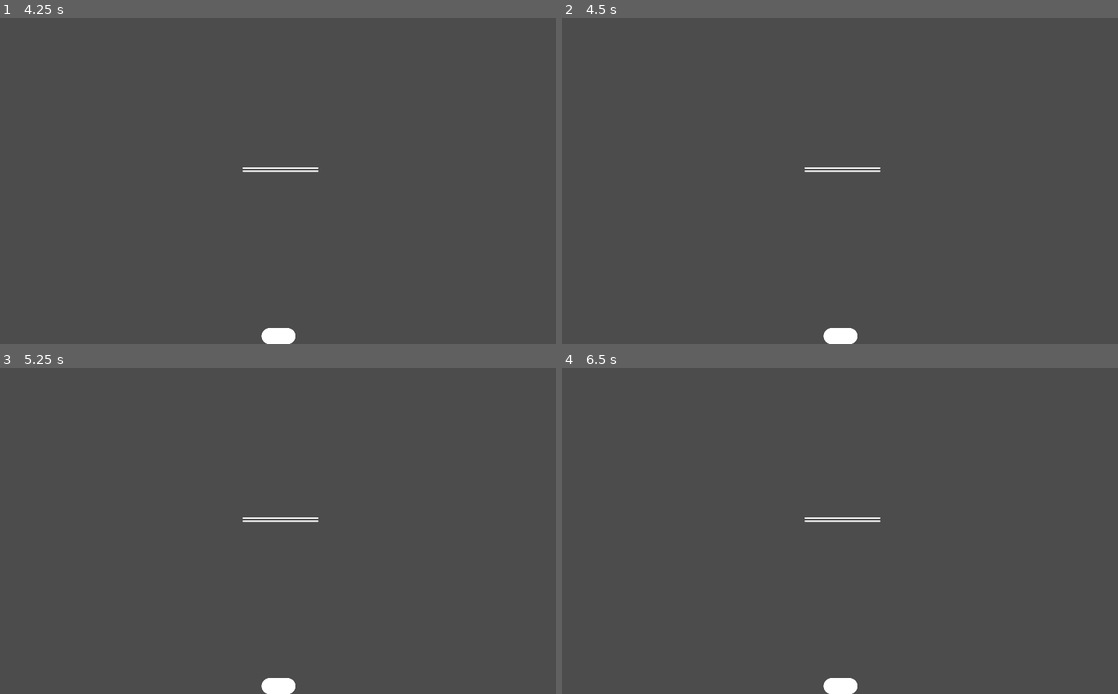
Above: before the commit, frames 1-4 (two rows, left to right).
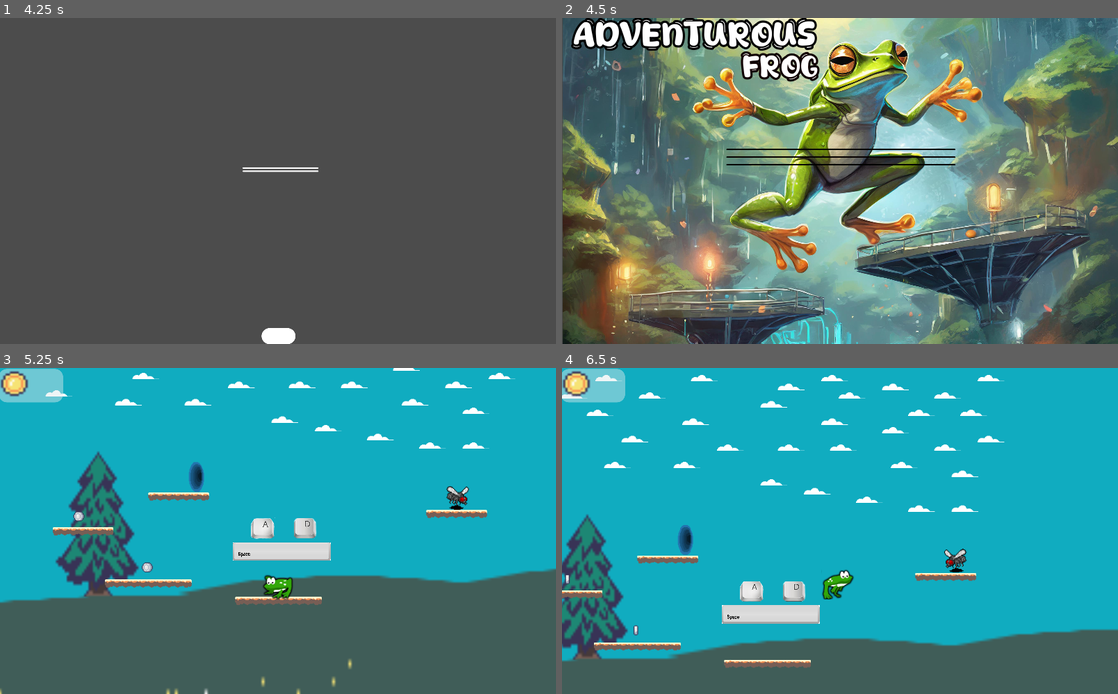
Above: after the commit, the same moments.

Repository: gabymuise/AdventurousFrog
Game: Godot game, scene res://Main/Menu.tscn
Two runs of this game, one before a commit and one after it. Both use one fixed random seed, a clock stepped at 60 frames per second and the inputs below.
Inputs (mouse positions are in pixels of both pictures, inside the frame that each line leads up to):
- Up to frame 1 (4.25 s): click "SETTING" at 0.5 s; click "VIDEO" at 1.25 s; click "BACK" at 2 s; click "AUDIO" at 2.75 s; click "BACK" at 3.5 s
- Up to frame 2 (4.5 s): click "BACK" at 4.25 s
- Up to frame 3 (5.25 s): click (278, 498) at 5 s, where only the run after the commit has a clickable "PLAY"
- Up to frame 4 (6.5 s): hold D (ui_right) from 5.78 s (still down); tap Space (jump) at 6.02 s

Frame 1 is identical in both runs. In frame 2, 84% of the frame differs, in the area x 0-100%, y 0-100%; in frame 3, 67%; in frame 4, 85%.

Commit message:
Singleton PilaScene

Diff:
--- a/Main/Audio.gd
+++ b/Main/Audio.gd
@@ -18,4 +18,9 @@
 	volume(2, value)
 
 func _on_BackAudio_pressed():
-	get_tree().change_scene("res://Main/Setting.tscn")
+	if PilaScene.scene_stack.size() > 0:
+		print("Returning to previous scene: ", PilaScene.scene_stack.back())  # Depuración
+		get_tree().change_scene(PilaScene.pop_scene())
+	else:
+		print("No previous scene found, returning to settings.")  # Depuración
+		get_tree().change_scene("res://Main/Setting.tscn")
--- a/Main/MenuPause.gd
+++ b/Main/MenuPause.gd
@@ -1,4 +1,3 @@
-# res://Main/MenuPause.gd
 extends Control
 
 onready var menu = $Menu  # Referencia al nodo del menú
@@ -22,12 +21,11 @@
 	toggle_pause()
 
 func _on_settings_pressed():
-	# Guarda la escena actual antes de cambiar
-	GlobalState.previous_scene = get_tree().current_scene.filename
+	PilaScene.push_scene(get_tree().current_scene.filename)
 	toggle_pause()
 	get_tree().change_scene("res://Main/Setting.tscn")
 
 func _on_exit_pressed():
 	toggle_pause()
-	GlobalState.previous_scene = ""  # Reinicia la escena anterior
+	PilaScene.scene_stack.clear()  # Limpiar la pila de escenas
 	get_tree().change_scene("res://Main/Menu.tscn")
--- a/Main/Setting.gd
+++ b/Main/Setting.gd
@@ -1,4 +1,3 @@
-# res://Main/Setting.gd
 extends Control
 
 onready var setting = $Setting
@@ -7,19 +6,14 @@
 	visible = true
 
 func _on_Video_pressed():
-	# Guarda la escena actual antes de cambiar
-	GlobalState.previous_scene = get_tree().current_scene.filename
+	PilaScene.push_scene(get_tree().current_scene.filename)
+	print("Previous scene set to: ", get_tree().current_scene.filename)  # Depuración
 	get_tree().change_scene("res://Main/Video.tscn")
 
 func _on_Audio_pressed():
-	# Guarda la escena actual antes de cambiar
-	GlobalState.previous_scene = get_tree().current_scene.filename
+	PilaScene.push_scene(get_tree().current_scene.filename)
+	print("Previous scene set to: ", get_tree().current_scene.filename)  # Depuración
 	get_tree().change_scene("res://Main/Audio.tscn")
 
 func _on_Back_pressed():
-	# Cambia a la escena guardada
-	if GlobalState.previous_scene:
-		get_tree().change_scene(GlobalState.previous_scene)
-	else:
-		# Si no hay escena guardada, vuelve al menú principal
-		get_tree().change_scene("res://Main/Menu.tscn")
+	PilaScene._on_Back_pressed()
--- a/Main/Video.gd
+++ b/Main/Video.gd
@@ -15,4 +15,10 @@
 	OS.vsync_enabled = button_pressed
 
 func _on_BackVideo_pressed():
-	get_tree().change_scene("res://Main/Setting.tscn")
+	# Cambia a la escena guardada usando PilaScene
+	if PilaScene.scene_stack.size() > 0:
+		print("Returning to previous scene: ", PilaScene.scene_stack.back())  # Depuración
+		get_tree().change_scene(PilaScene.pop_scene())
+	else:
+		print("No previous scene found, returning to settings.")  # Depuración
+		get_tree().change_scene("res://Main/Setting.tscn")
--- a/Singleton/GlobalState.gd
+++ b/Singleton/GlobalState.gd
@@ -1,8 +1,16 @@
-# res://Singleton/GlobalState.gd
 extends Node
 
 # Variable para almacenar la escena anterior
 var previous_scene : String = ""
 
+# Diccionario para almacenar datos
+var data : Dictionary = {}
+
 func _ready():
 	pass
+
+func set_data(key: String, value: Object) -> void:
+	data[key] = value
+
+func get_data(key: String) -> Object:
+	return data.get(key, null)
--- /dev/null
+++ b/Singleton/PilaScene.gd
@@ -0,0 +1,26 @@
+extends Node
+
+var scene_stack : Array = []
+
+func push_scene(scene_path: String) -> void:
+	scene_stack.append(scene_path)
+	print("Scene pushed: ", scene_path)  # Depuración
+
+func pop_scene() -> String:
+	if scene_stack.size() > 0:
+		return scene_stack.pop_back()
+	else:
+		return ""
+
+func clear_stack() -> void:
+	scene_stack.clear()
+	print("Scene stack cleared.")  # Depuración
+
+func _on_Back_pressed():
+	var previous_scene = pop_scene()
+	if previous_scene != "":
+		print("Returning to previous scene: ", previous_scene)  # Depuración
+		get_tree().change_scene(previous_scene)
+	else:
+		print("No previous scene found, returning to menu.")  # Depuración
+		get_tree().change_scene("res://Main/Menu.tscn")
--- a/project.godot
+++ b/project.godot
@@ -16,6 +16,7 @@
 [autoload]
 
 GlobalState="*res://Singleton/GlobalState.gd"
+PilaScene="*res://Singleton/PilaScene.gd"
 
 [display]
 
